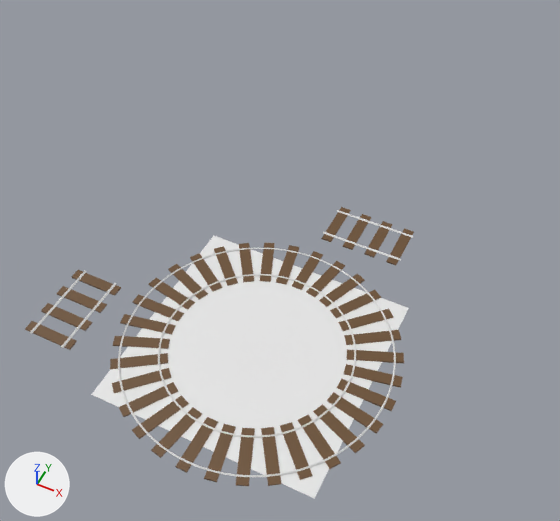
A saved change to the Blender file art/models/track.blend.
The view is the same before and after, from a 50 mm camera at (5.69, -10.08, 16.33) aimed at (-1.48, 4.26, -1.59). Arrows for +X, +Y and +Z are at lower left; the lights stay in place.

Before the edit, the objects in view are built like this:
```python
ob_cube = bpy.data.objects.new('Cube', me_cube_005)
ob_cube.location = (0.0, -3.0, 0.0)
ob_cube_001 = bpy.data.objects.new('Cube.001', me_cube_006)
ob_cube_001.location = (0.0, 0.0, 0.0)
ob_cube_002 = bpy.data.objects.new('Cube.002', me_cube_007)
ob_cube_002.location = (0.0, 0.0, 0.0)
ob_cube_003 = bpy.data.objects.new('Cube.003', me_cube_008)
ob_cube_003.location = (-5.0, 0.0, 0.0)
ob_cube_003.rotation_euler = (0.0, 0.0, 4.712)  # degrees (0, 0, 270)
ob_cube_004 = bpy.data.objects.new('Cube.004', me_cube_009)
ob_cube_004.parent = ob_cube_003
ob_cube_004.location = (0.0, 0.0, 0.0)
ob_empty = bpy.data.objects.new('Empty', None)
ob_empty.location = (0.585, -2.944, 0.0)
ob_empty.rotation_euler = (0.0, 0.0, 0.196)  # degrees (0, 0, 11)
ob_plane = bpy.data.objects.new('Plane', me_plane)
ob_plane.location = (0.0, 0.0, 0.0)
ob_plane.scale = (3.0, 3.0, 1.0)
ob_torus_007 = bpy.data.objects.new('Torus.007', me_torus_007)
ob_torus_007.location = (0.0, 0.0, 0.02)
# also in view: 'Torus.006' at (0.0, 0.0, 0.02)
```
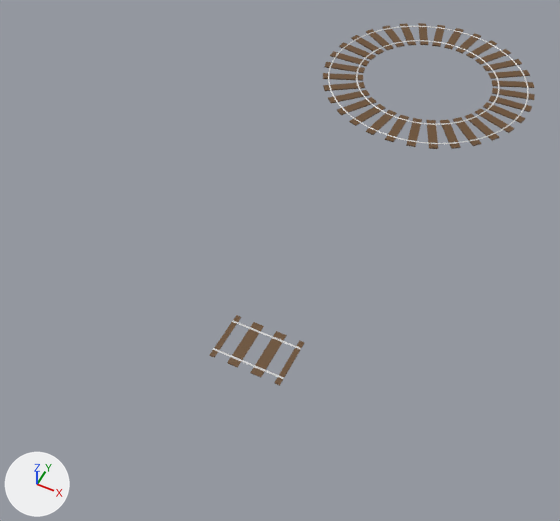
ob_empty is not drawn itself; it is used by a modifier of ob_cube, ob_cube_001, ob_cube_003.
ob_clipping is not drawn itself; it is used by a modifier of ob_straighttrack, ob_cube_001, ob_cube_002.

Boxes [x1, y1, x2, y2] around the edits, measured in the pictures (560 x 521 px):
'Plane', hidden: before [92, 236, 409, 499]
'Cube', moved: before [110, 243, 404, 486]; after [323, 23, 535, 149]
'Torus.006', moved: before [118, 248, 396, 477]; after [328, 26, 529, 144]
'Cube.003', deleted (brown): before [25, 270, 121, 350]
'StraightTrack', added (brown): after [209, 315, 305, 386]
'Cube.001', recoloured, moved, turned, rescaled, modifiers changed, reshaped: before [321, 207, 414, 266]; after [232, 320, 301, 350]
'Torus.007', moved: before [158, 274, 356, 437]; after [356, 40, 500, 125]
'Cube.002', reshaped, moved, turned, rescaled, modifiers changed: before [323, 210, 413, 261]; after [213, 348, 284, 379]
'Cube.004', deleted: before [30, 271, 116, 348]
part 2 of me_cube_007, added: after [213, 348, 284, 379]
part 3 of me_cube_007, deleted: before [323, 210, 413, 261]
part 4 of me_cube_007, deleted: before [325, 210, 412, 259]

Edits to the bpy script that builds the scene:
```text
Change me_cube_007:
    where me_cube_007.from_pydata(...)  # 16 vertices, 12 faces; spans x -0.2..2.2, y 4.47..4.55, z -0.01..0.05
    me_cube_007 part 2: a new loose piece, a box spanning x -1.0..1.0, y -1.0..1.0, z -1.0..1.0
    me_cube_007 part 3: the loose piece of 8 vertices spanning x -0.2..2.2, y 4.47..4.53, z -0.01..0.05 is deleted
    me_cube_007 part 4: the loose piece of 8 vertices spanning x -0.2..2.2, y 4.49..4.55, z -0.01..0.05 is deleted
Change me_cube_006:
    where me_cube_006.from_pydata(...)  # 8 vertices, 6 faces; spans x -0.15..0.15, y 4.28..5.72, z -0.02..0.02
    remove me_cube_006.materials.append(mat_material_001)  # brown #6b4f31
    me_cube_006 part 1: the whole mesh is scaled about its middle by (6.67, 1.39, 50), then moved by (0.0, -5.0, 0.0)
Change ob_empty:
    add ob_empty.parent = ob_cube
    add ob_empty.matrix_parent_inverse = Matrix(((1.0, 0.0, 0.0, 0.0), (0.0, 1.0, 0.0, 3.0), (0.0, 0.0, 1.0, 0.0), (0.0, 0.0, 0.0, 1.0)))
Change ob_cube_002:
    remove _m = ob_cube_002.modifiers.new('Array', 'ARRAY')
    remove _m.use_constant_offset = True
    remove _m.constant_offset_displace = (0.0, 1.0, 0.0)
    remove _m.use_relative_offset = False
    add ob_cube_002.parent = ob_straighttrack
    add ob_cube_002.matrix_parent_inverse = Matrix(((0.0, -1.0, 0.0, 0.0), (1.0, 0.0, 0.0, 0.0), (0.0, 0.0, 1.0, 0.0), (0.0, 0.0, 0.0, 1.0)))
    ob_cube_002.location: (0.0, 0.0, 0.0) -> (-0.5, 0.0, 0.02)
    ob_cube_002.rotation_euler: (0.0, 0.0, 0.0) -> (0.0, 0.785, 0.0)  # degrees (0, 0, 0) -> degrees (0, 45, 0)
    ob_cube_002.scale: (1.0, 1.0, 1.0) -> (0.02, 1.2, 0.02)
    add _m = ob_cube_002.modifiers.new('Boolean', 'BOOLEAN')
    add _m.object = ob_clipping
    add _m.operation = 'INTERSECT'
Remove ob_cube_004:
    ob_cube_004 = bpy.data.objects.new('Cube.004', me_cube_009)
Change ob_cube:
    ob_cube.location: (0.0, -3.0, 0.0) -> (0.0, 10.0, 0.0)
Change ob_cube_001:
    remove _m = ob_cube_001.modifiers.new('Array', 'ARRAY')
    remove _m.count = 4
    remove _m.use_constant_offset = True
    remove _m.constant_offset_displace = (0.667, 0.0, 0.0)
    remove _m.use_relative_offset = False
    remove _m.offset_object = ob_empty
    add ob_cube_001.parent = ob_straighttrack
    add ob_cube_001.matrix_parent_inverse = Matrix(((0.0, -1.0, 0.0, 0.0), (1.0, 0.0, 0.0, 0.0), (0.0, 0.0, 1.0, 0.0), (0.0, 0.0, 0.0, 1.0)))
    ob_cube_001.location: (0.0, 0.0, 0.0) -> (0.5, 0.0, 0.02)
    ob_cube_001.rotation_euler: (0.0, 0.0, 0.0) -> (0.0, 0.785, 0.0)  # degrees (0, 0, 0) -> degrees (0, 45, 0)
    ob_cube_001.scale: (1.0, 1.0, 1.0) -> (0.02, 1.2, 0.02)
    add _m = ob_cube_001.modifiers.new('Boolean', 'BOOLEAN')
    add _m.object = ob_clipping
    add _m.operation = 'INTERSECT'
Remove ob_cube_003:
    ob_cube_003 = bpy.data.objects.new('Cube.003', me_cube_008)
Change ob_plane:
    ob_plane.scale: (3.0, 3.0, 1.0) -> (1.0, 1.0, 1.0)
    add ob_plane.hide_render = True
Add ob_straighttrack:
    ob_straighttrack = bpy.data.objects.new('StraightTrack', me_cube_008_1)  # a box spanning x -1.15..-0.85, y -0.72..0.72, z -0.02..0.02; a box spanning x -0.48..-0.18, y -0.72..0.72, z -0.02..0.02; a box spanning x 0.18..0.48, y -0.72..0.72, z -0.02..0.02; a box spanning x 0.85..1.15, y -0.72..0.72, z -0.02..0.02; in mat_material_001 (brown #6b4f31); modifiers BOOLEAN
    ob_straighttrack.location = (0.0, 0.0, 0.0)
Add ob_clipping:
    ob_clipping = bpy.data.objects.new('Clipping', me_cube_016)  # a box spanning x -1.0..1.0, y -1.0..1.0, z -1.0..1.0; modifiers BOOLEAN
    ob_clipping.parent = ob_straighttrack
    ob_clipping.location = (0.0, 0.0, 1.0)
```
